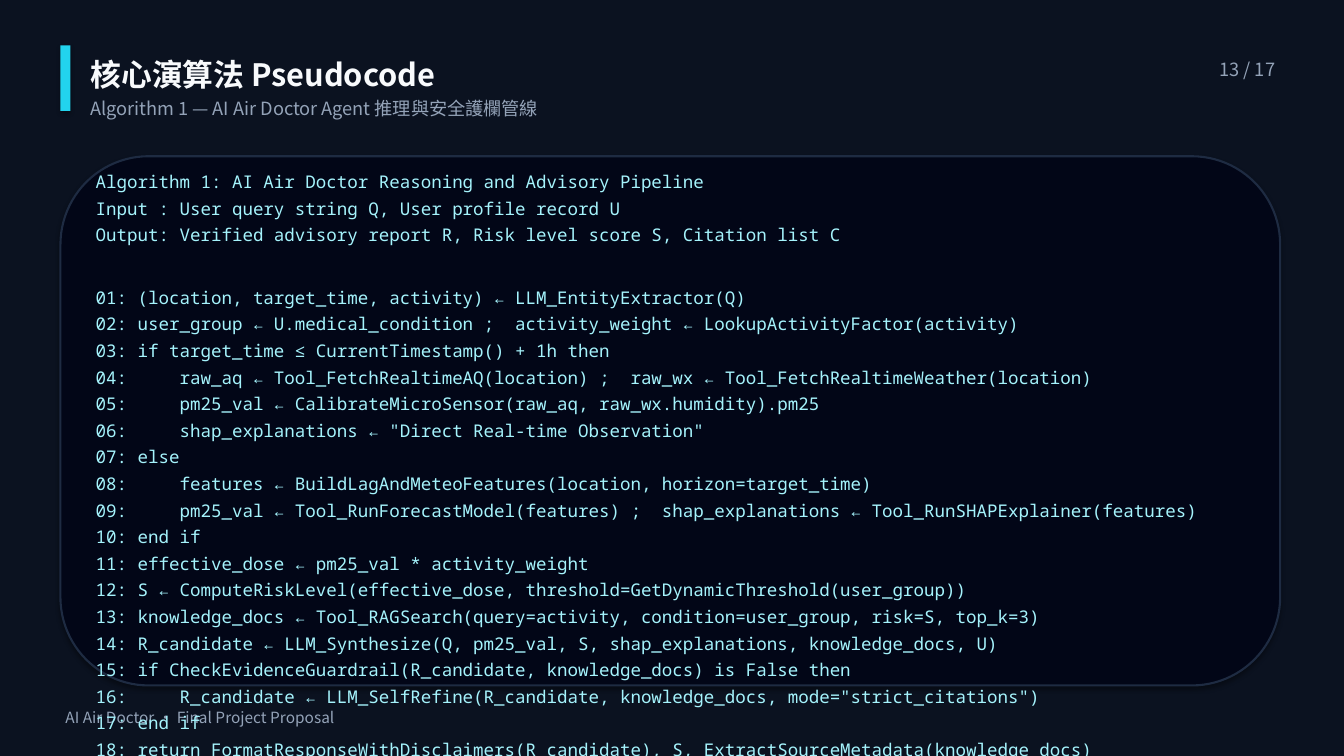
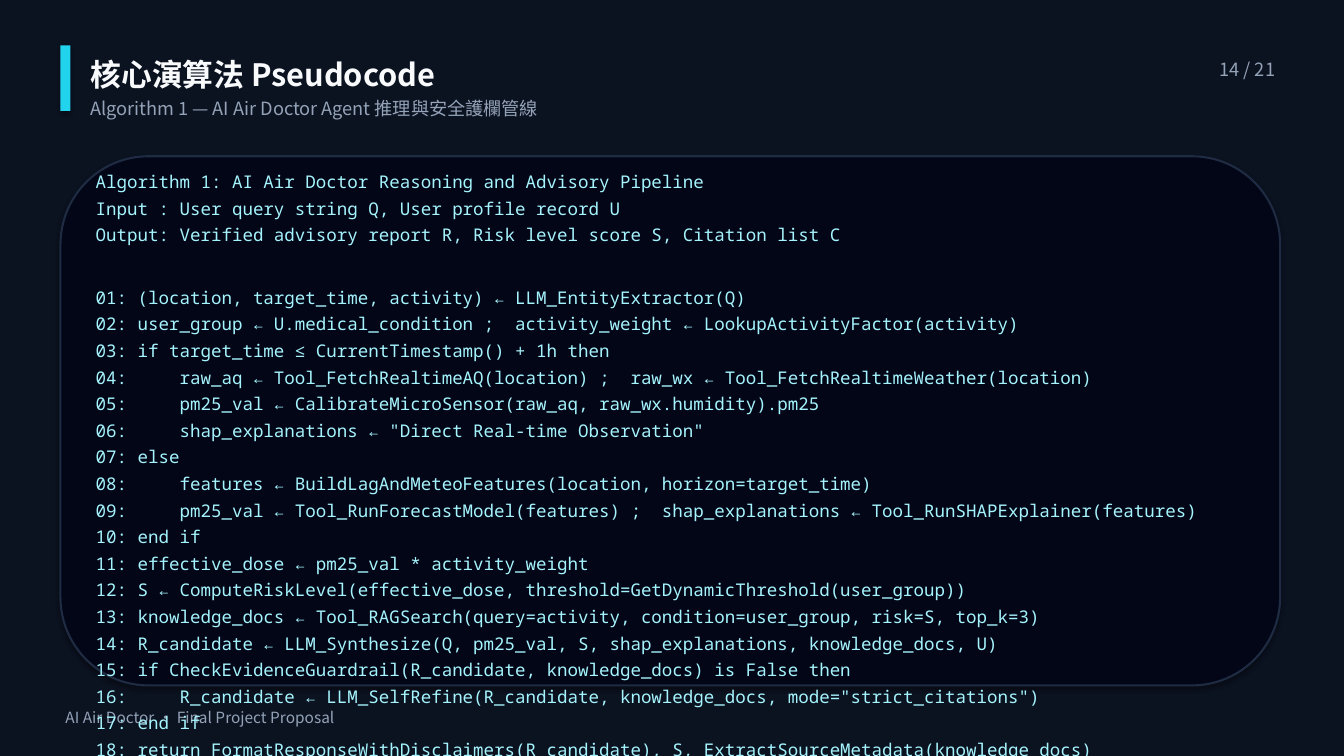
Before and after one commit to ajidohf9/DIC3_Proposal_Refactor_OpenSpec, a slide deck: slide 14 of docs/Proposal_AI_Air_Doctor.pptx (slide 13 before the commit). Drawn at 1344x756 pixels with LibreOffice and Linux fonts; fonts in the diff are those of the drawing. Boxes give left, top, right and bottom in pixels: in the first picture for what was removed or moved away, otherwise in the second. Text is boxed around its words. In the diff, an @@ line names an element or a change of style, - is before the commit and + after.

```diff
--- a/docs/Proposal_AI_Air_Doctor.pptx
+++ b/docs/Proposal_AI_Air_Doctor.pptx
@@ text at (x1=1220, y1=62, x2=1275, y2=76): text changed @@
-13 / 17
+14 / 21
```
Also in this commit, not shown: 15 other slides changed, 4 slides added, 9 other files.
